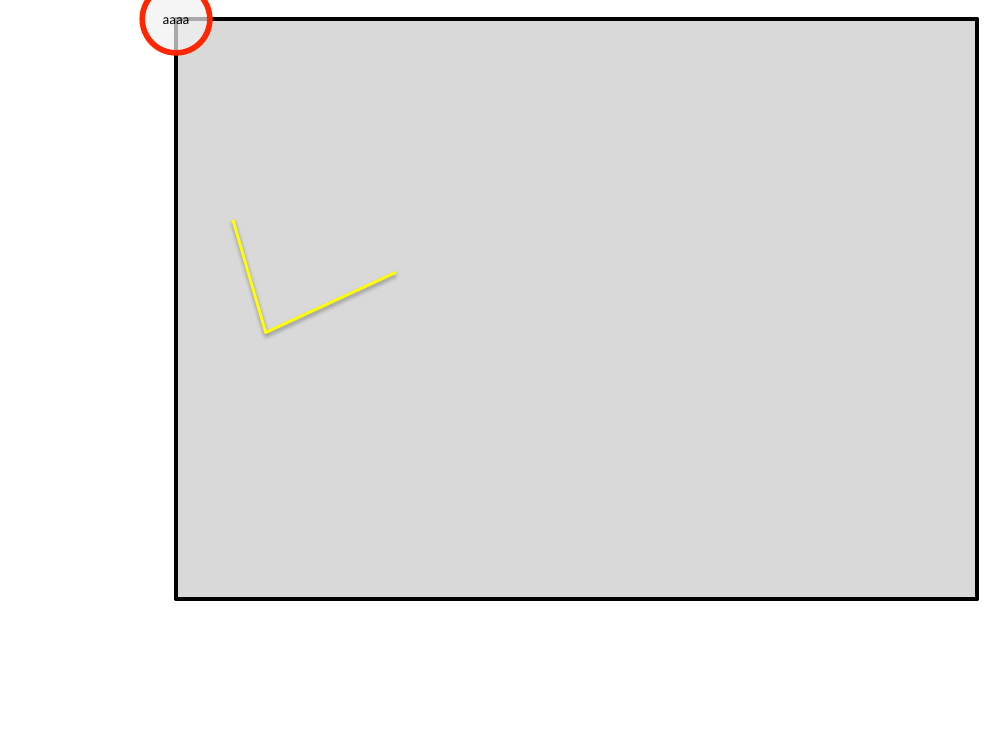
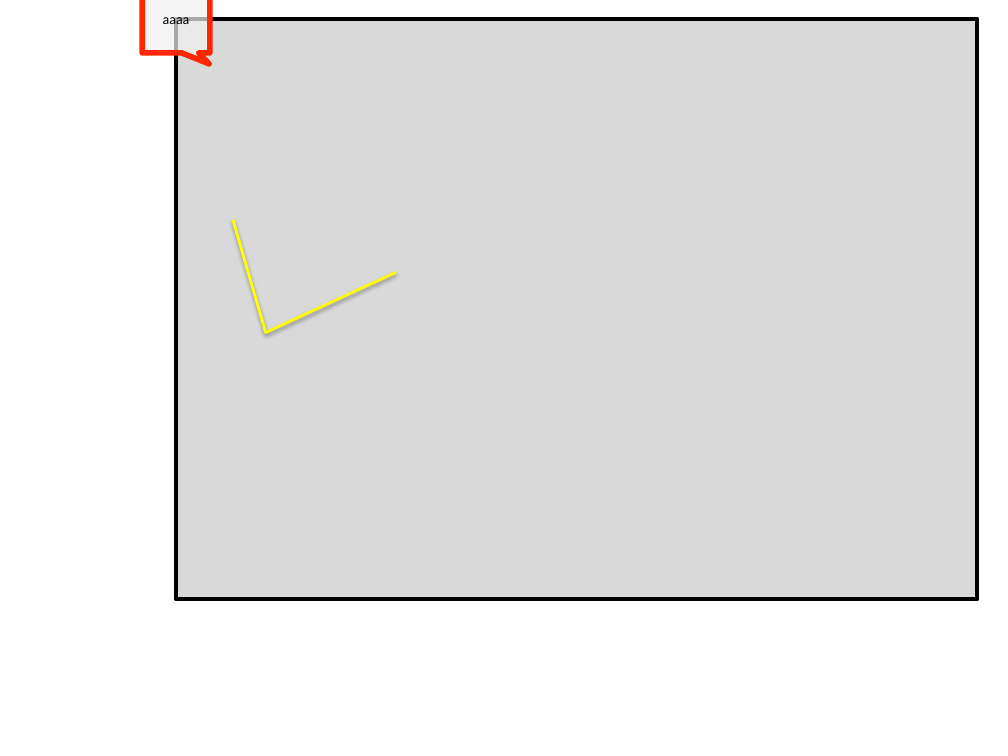
Before and after one commit to debrief/ppt_renderer, a slide deck: slide 1 of donor.pptx. Drawn at 1008x756 pixels with LibreOffice and Linux fonts; fonts in the diff are those of the drawing. Boxes give left, top, right and bottom in pixels: in the first picture for what was removed or moved away, otherwise in the second. Text is boxed around its words. In the diff, an @@ line names an element or a change of style, - is before the commit and + after.

```diff
--- a/donor.pptx
+++ b/donor.pptx
@@ speech box "aaaa" at (142, 0, 210, 52): ellipse to speech box @@
```
Also in this commit, not shown: 17 other files.
